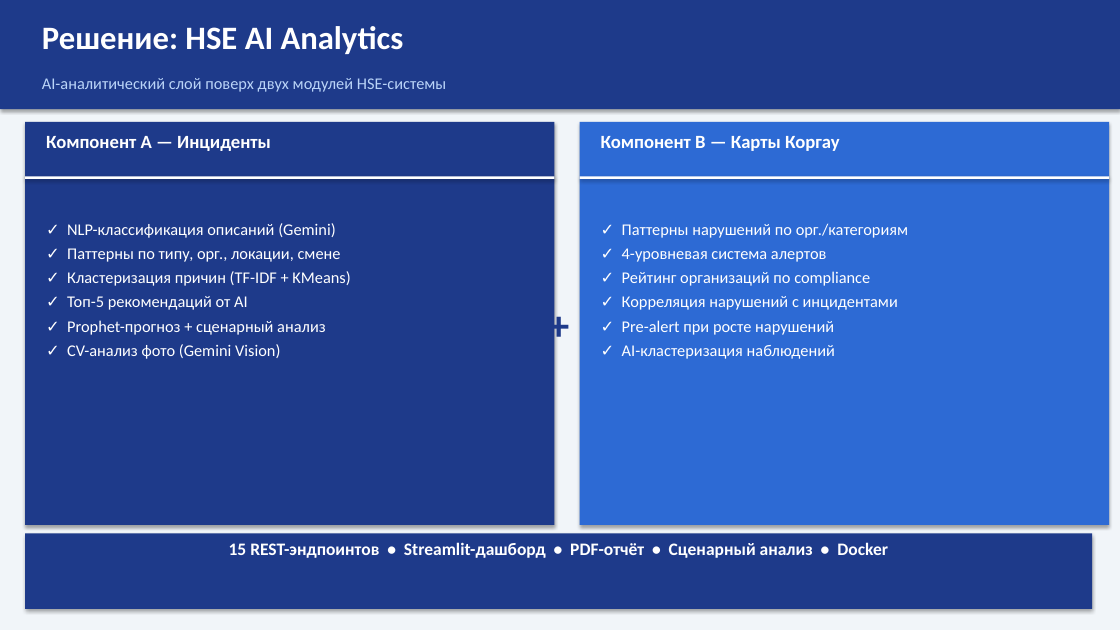
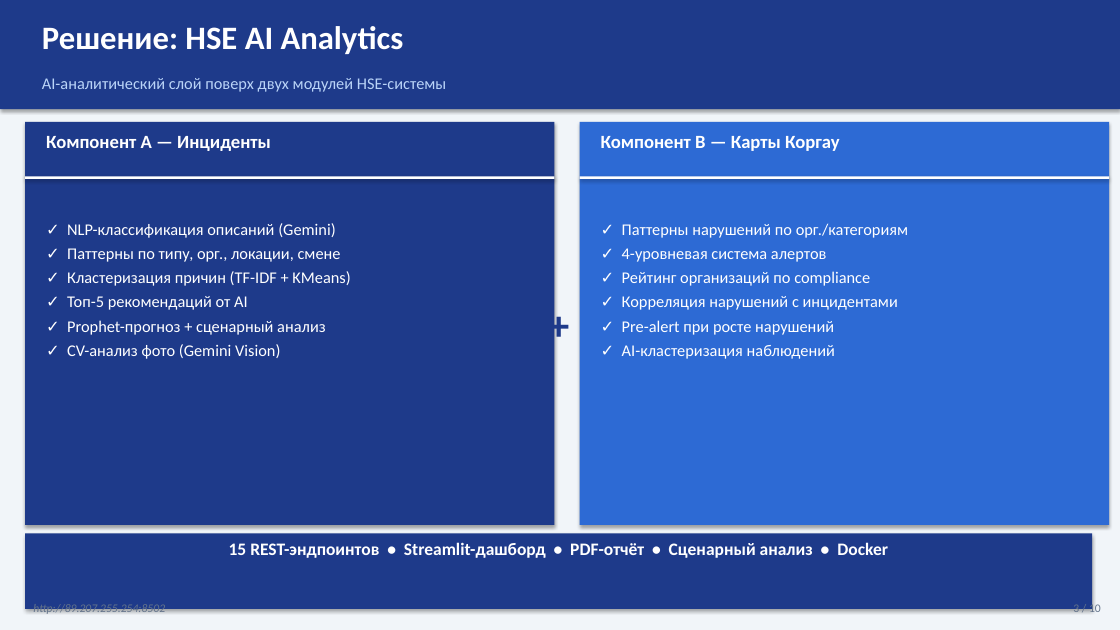
Before and after one commit to Islambek201632838/kmg-hse, a slide deck: slide 3 of HSE_Presentation.pptx. Drawn at 1120x630 pixels with LibreOffice and Linux fonts; fonts in the diff are those of the drawing. Boxes give left, top, right and bottom in pixels: in the first picture for what was removed or moved away, otherwise in the second. Text is boxed around its words. In the diff, an @@ line names an element or a change of style, - is before the commit and + after.

```diff
--- a/HSE_Presentation.pptx
+++ b/HSE_Presentation.pptx
@@ text added at box(33, 602, 165, 615), 10 pt, text #64748B, italic @@
+http://89.207.255.254:8502
@@ text added at box(1073, 602, 1101, 615), 10 pt, text #64748B @@
+3 / 10
```
Also in this commit, not shown: 6 other slides changed, 3 slides added, 3 slides removed, 12 other files.
